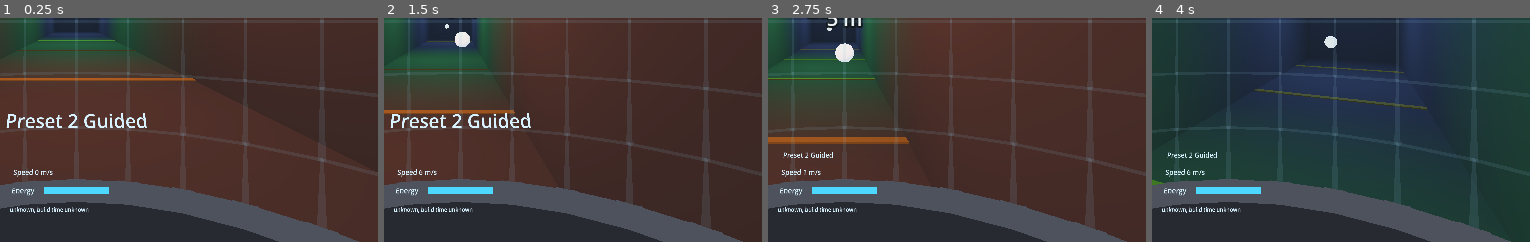
Above: before the commit, frames 1-4 (left to right).
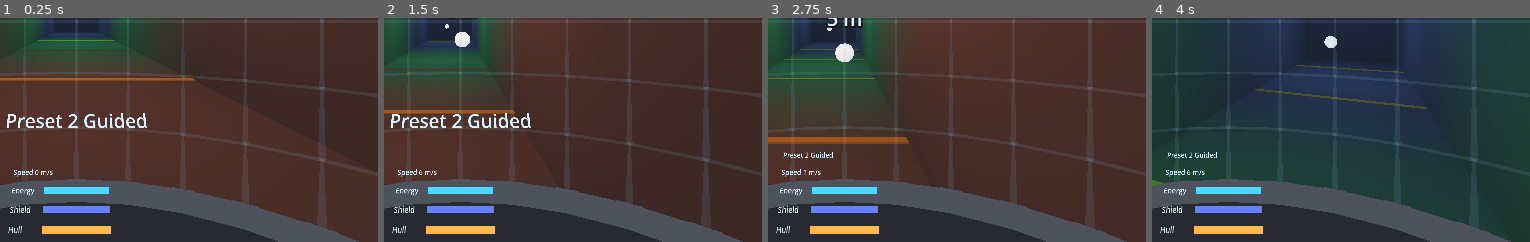
Above: after the commit, the same moments.

Repository: noless-zz/meltdown
Game: Godot game, scene res://main.tscn
Two runs of this game, one before a commit and one after it. Both use one fixed random seed, a clock stepped at 60 frames per second and the inputs below.
Inputs (mouse positions are % of the whole screen's width and height, from its top left):
- Up to frame 1 (0.25 s): no input
- Up to frame 2 (1.5 s): tap Enter at 0.5 s; move the mouse to (73, 45) at 0.52 s; hold D 0.53-1.28 s; tap R at 0.6 s; click (73, 45) at 0.67 s; tap Space at 0.77 s; move the mouse to (29, 55) at 1.27 s; hold S from 1.28 s (still down); tap E at 1.35 s
- Up to frame 3 (2.75 s): tap Space at 1.52 s; move the mouse to (61, 28) at 2.02 s; release S at 2.03 s; hold D from 2.03 s (still down); tap Shift at 2.1 s
- Up to frame 4 (4 s): move the mouse to (45, 70) at 2.77 s; release D at 2.78 s; hold W 2.78-3.53 s; tap Z at 2.85 s; click (45, 70) at 2.92 s; tap Space at 3.02, 3.77 s; move the mouse to (82, 65) at 3.52 s; hold Left from 3.53 s (still down); tap Tab at 3.6 s
The pictures show only the part of the screen within x 40-90%, y 49-99%; the shares and areas given below are measured in that part.

The runs differ from the first frame. In frame 1, 1.4% of the frame differs, in the area x 2-30%, y 83-97%; in frame 2, 1.4%; in frame 3, 1.4%; in frame 4, 1.4%.

Commit message:
Show shield and hull bars on the status panel (#227)
The owner cannot see damage in the headset: the panel showed energy only.
Two bars under the energy bar now show shield and hull, and the hull label
turns red at or below 25% so a dying ship is noticed without reading numbers.
They start full so the panel does not look broken until lane-b feeds it.

The bar building moved into PanelBar so all three bars are drawn the same
way, at the same priorities over the cockpit frame (#199), and the panel
file stays well under 300 lines.

Co-Authored-By: Claude Opus 5.5 <noreply@anthropic.com>
Claude-Session: https://claude.ai/code/session_01Hhhk3zbJqXZhbCFBa3KeT4

Diff:
--- /dev/null
+++ b/game/tests/test_status_panel_defence.gd
@@ -0,0 +1,145 @@
+extends RefCounted
+
+## The shield and hull bars on the cockpit status panel (#227): fractions set
+## the bars, out-of-range values clamp, the hull label warns at 25%, the bars
+## start full, and they draw at the same priorities as the energy bar (#199)
+## (CMB-2, CMF-1). A separate file because `test_status_panel.gd` would pass
+## about 300 lines with these added.
+
+
+static func _priority(panel: StatusPanel, node_name: String) -> int:
+	return (panel.get_node(node_name) as MeshInstance3D).material_override.render_priority
+
+
+func test_the_bars_start_full_before_show_defence() -> String:
+	var panel: StatusPanel = StatusPanel.new()
+	panel.show_values(2, "Guided", 0.0, 0.5, "", "")
+	var shield: float = panel.shield_bar_scale()
+	var hull: float = panel.hull_bar_scale()
+	var warning: bool = panel.hull_warning_shown()
+	panel.free()
+	if not is_equal_approx(shield, 1.0) or not is_equal_approx(hull, 1.0):
+		return "unwired bars show shield %.3f and hull %.3f, not full" % [shield, hull]
+	if warning:
+		return "an unwired panel shows the hull warning"
+	return ""
+
+
+func test_fractions_set_the_bar_scales() -> String:
+	var panel: StatusPanel = StatusPanel.new()
+	panel.show_defence(0.6, 0.3)
+	var shield: float = panel.shield_bar_scale()
+	var hull: float = panel.hull_bar_scale()
+	var energy: float = panel.energy_bar_scale()
+	panel.free()
+	if not is_equal_approx(shield, 0.6):
+		return "shield 0.6 drew a bar of %.3f" % shield
+	if not is_equal_approx(hull, 0.3):
+		return "hull 0.3 drew a bar of %.3f" % hull
+	if not is_equal_approx(energy, 1.0):
+		return "show_defence moved the energy bar to %.3f" % energy
+	return ""
+
+
+func test_out_of_range_values_clamp() -> String:
+	var panel: StatusPanel = StatusPanel.new()
+	var cases: Array[Vector4] = [
+		Vector4(-0.5, 2.0, 0.0, 1.0),
+		Vector4(1.5, -1.0, 1.0, 0.0),
+		Vector4(NAN, INF, 0.0, 0.0),
+	]
+	for c: Vector4 in cases:
+		panel.show_defence(c.x, c.y)
+		if not is_equal_approx(panel.shield_bar_scale(), c.z) or not is_equal_approx(panel.hull_bar_scale(), c.w):
+			var got: Vector2 = Vector2(panel.shield_bar_scale(), panel.hull_bar_scale())
+			panel.free()
+			return "show_defence(%s, %s) drew %s, expected (%s, %s)" % [c.x, c.y, got, c.z, c.w]
+	panel.free()
+	return ""
+
+
+func test_an_empty_bar_keeps_its_left_end() -> String:
+	var panel: StatusPanel = StatusPanel.new()
+	var full: MeshInstance3D = panel.get_node(StatusPanel.HULL_BAR_NAME) as MeshInstance3D
+	var left_full: float = full.position.x - PanelBar.WIDTH * full.scale.x * 0.5
+	panel.show_defence(0.25, 0.25)
+	var left_quarter: float = full.position.x - PanelBar.WIDTH * full.scale.x * 0.5
+	panel.free()
+	if not is_equal_approx(left_full, left_quarter):
+		return "the hull bar's left end moved from %.4f to %.4f" % [left_full, left_quarter]
+	return ""
+
+
+func test_the_hull_warning_appears_at_25_percent_and_not_above() -> String:
+	var panel: StatusPanel = StatusPanel.new()
+	var threshold: float = StatusPanel.HULL_WARNING_FRACTION
+	var expected: Dictionary = {1.0: false, 0.26: false, threshold + 0.001: false,
+		threshold: true, 0.1: true, 0.0: true, -1.0: true}
+	for hull: float in expected:
+		panel.show_defence(1.0, hull)
+		var label: Label3D = panel.get_node(StatusPanel.HULL_LABEL_NAME) as Label3D
+		var colour_ok: bool = label.modulate == (StatusPanel.HULL_WARNING_COLOR if expected[hull] else StatusPanel.TEXT_COLOR)
+		if panel.hull_warning_shown() != expected[hull] or not colour_ok:
+			panel.free()
+			return "hull %.3f: warning %s, expected %s" % [hull, not expected[hull], expected[hull]]
+	# The warning goes again once the hull is back above the threshold.
+	panel.show_defence(1.0, 0.1)
+	panel.show_defence(1.0, 0.8)
+	var cleared: bool = not panel.hull_warning_shown()
+	panel.free()
+	if not cleared:
+		return "the warning stayed after the hull rose to 80%"
+	if StatusPanel.HULL_WARNING_FRACTION != 0.25:
+		return "the warning threshold is %.2f, not 25%%" % StatusPanel.HULL_WARNING_FRACTION
+	return ""
+
+
+func test_the_bars_use_the_energy_bars_priorities() -> String:
+	var panel: StatusPanel = StatusPanel.new()
+	var energy_fill: int = _priority(panel, StatusPanel.ENERGY_BAR_NAME)
+	var energy_track: int = _priority(panel, StatusPanel.ENERGY_TRACK_NAME)
+	var found: Dictionary = {
+		StatusPanel.SHIELD_BAR_NAME: _priority(panel, StatusPanel.SHIELD_BAR_NAME),
+		StatusPanel.SHIELD_TRACK_NAME: _priority(panel, StatusPanel.SHIELD_TRACK_NAME),
+		StatusPanel.HULL_BAR_NAME: _priority(panel, StatusPanel.HULL_BAR_NAME),
+		StatusPanel.HULL_TRACK_NAME: _priority(panel, StatusPanel.HULL_TRACK_NAME),
+	}
+	var labels: Array[int] = [
+		(panel.get_node(StatusPanel.SHIELD_LABEL_NAME) as Label3D).render_priority,
+		(panel.get_node(StatusPanel.HULL_LABEL_NAME) as Label3D).render_priority,
+	]
+	var no_depth: bool = true
+	for node_name: String in found:
+		var material: BaseMaterial3D = (panel.get_node(node_name) as MeshInstance3D).material_override as BaseMaterial3D
+		no_depth = no_depth and material.no_depth_test
+	panel.free()
+	if energy_fill != StatusPanel.RENDER_PRIORITY_TOP or energy_track != StatusPanel.RENDER_PRIORITY:
+		return "the energy bar moved to %d over %d" % [energy_fill, energy_track]
+	for node_name: String in found:
+		var want: int = energy_track if String(node_name).ends_with("Track") else energy_fill
+		if found[node_name] != want:
+			return "%s draws at %d, the energy bar's match at %d" % [node_name, found[node_name], want]
+	if labels != [StatusPanel.RENDER_PRIORITY_TOP, StatusPanel.RENDER_PRIORITY_TOP]:
+		return "the shield and hull labels draw at %s" % [labels]
+	if not no_depth:
+		return "a shield or hull bar still has its depth test"
+	return ""
+
+
+func test_the_bars_sit_under_the_energy_bar_and_above_the_build() -> String:
+	var panel: StatusPanel = StatusPanel.new()
+	var energy_y: float = (panel.get_node(StatusPanel.ENERGY_BAR_NAME) as Node3D).position.y
+	var shield_y: float = (panel.get_node(StatusPanel.SHIELD_BAR_NAME) as Node3D).position.y
+	var hull_y: float = (panel.get_node(StatusPanel.HULL_BAR_NAME) as Node3D).position.y
+	var build_y: float = (panel.get_node(StatusPanel.BUILD_NAME) as Node3D).position.y
+	var shield_colour: Color = ((panel.get_node(StatusPanel.SHIELD_BAR_NAME) as MeshInstance3D).material_override as BaseMaterial3D).albedo_color
+	var hull_colour: Color = ((panel.get_node(StatusPanel.HULL_BAR_NAME) as MeshInstance3D).material_override as BaseMaterial3D).albedo_color
+	panel.free()
+	if not (energy_y > shield_y and shield_y > hull_y and hull_y > build_y):
+		return "rows out of order: energy %.3f, shield %.3f, hull %.3f, build %.3f" % [energy_y, shield_y, hull_y, build_y]
+	if shield_colour != StatusPanel.SHIELD_COLOR or hull_colour != StatusPanel.HULL_COLOR:
+		return "the bars are not drawn in the named colours"
+	# Cool shield: more blue than red. Warm hull: more red than blue.
+	if shield_colour.b <= shield_colour.r or hull_colour.r <= hull_colour.b:
+		return "shield %s is not cool or hull %s is not warm" % [shield_colour, hull_colour]
+	return ""
--- /dev/null
+++ b/game/xr/panel_bar.gd
@@ -0,0 +1,66 @@
+class_name PanelBar
+extends RefCounted
+
+## One horizontal bar on the status panel: a dark track and a coloured fill
+## that empties towards the left. Split out of `StatusPanel` when the shield
+## and hull bars joined the energy bar (#227), so all three are built and
+## drawn the same way and the panel stays short.
+##
+## The two meshes are added straight under the panel, so anything that walks
+## the panel's children (the depth and priority tests, #199) sees them.
+
+const WIDTH: float = 0.12
+const HEIGHT: float = 0.012
+## Centre of the full bar on the panel; the bar's label sits to its left.
+const CENTRE_X: float = 0.0
+const TRACK_COLOR: Color = Color(0.15, 0.2, 0.25)
+## The track sits a millimetre behind the fill. Depth no longer decides what
+## draws on top (render priority does), but it keeps the order sensible if a
+## material ever gets its depth test back.
+const TRACK_DEPTH: float = -0.001
+
+var track: MeshInstance3D
+var fill: MeshInstance3D
+
+
+## Adds the track and the fill, named as given, under `panel` at height `y`. The track draws at `priority`, the fill one step above it so the
+## track never covers it.
+func _init(panel: Node3D, track_name: String, fill_name: String, color: Color,
+		y: float, priority: int) -> void:
+	track = _quad(track_name, TRACK_COLOR, Vector3(CENTRE_X, y, TRACK_DEPTH), priority)
+	fill = _quad(fill_name, color, Vector3(CENTRE_X, y, 0.0), priority + 1)
+	panel.add_child(track)
+	panel.add_child(fill)
+	set_fraction(1.0)
+
+
+## Sets the fill to `fraction` of the full bar, clamped to 0..1; anything not
+## finite counts as empty. Returns the fraction drawn.
+func set_fraction(fraction: float) -> float:
+	var clamped: float = clampf(fraction, 0.0, 1.0) if is_finite(fraction) else 0.0
+	fill.scale = Vector3(clamped, 1.0, 1.0)
+	# Anchored at the left end, so the bar empties towards the left.
+	fill.position.x = CENTRE_X + WIDTH * (clamped - 1.0) * 0.5
+	return clamped
+
+
+## The fill's length as a fraction of the full bar, 0..1.
+func fraction() -> float:
+	return fill.scale.x
+
+
+static func _quad(quad_name: String, color: Color, at: Vector3, priority: int) -> MeshInstance3D:
+	var quad: QuadMesh = QuadMesh.new()
+	quad.size = Vector2(WIDTH, HEIGHT)
+	var material: StandardMaterial3D = StandardMaterial3D.new()
+	material.shading_mode = BaseMaterial3D.SHADING_MODE_UNSHADED
+	material.albedo_color = color
+	material.no_depth_test = true
+	material.render_priority = priority
+	var bar: MeshInstance3D = MeshInstance3D.new()
+	bar.name = quad_name
+	bar.mesh = quad
+	bar.material_override = material
+	bar.cast_shadow = GeometryInstance3D.SHADOW_CASTING_SETTING_OFF
+	bar.position = at
+	return bar
--- a/game/xr/status_panel.gd
+++ b/game/xr/status_panel.gd
@@ -3,12 +3,13 @@
 
 ## A small panel fixed in the cockpit, low and ahead of the eye point, that
 ## shows at a glance what the owner could not tell in the headset (#146): the
-## active comfort preset, the ship's speed, the energy pool, whether the
-## afterburner is boosting or locked out, and which build is running.
+## active comfort preset, the ship's speed, the energy pool, the shield and
+## hull (#227), whether the afterburner is boosting or locked out, and which
+## build is running.
 ##
 ## It is given plain values every frame and keeps no reference to the ship or
 ## the session, so it can never read more than it is handed or write
-## simulation state (ARC-3, MP-2). Unshaded labels and one bar mesh: no
+## simulation state (ARC-3, MP-2). Unshaded labels and flat bars: no
 ## lights, no textures, nothing per-pixel beyond the glyphs (PRF-2).
 
 const NODE_NAME: String = "StatusPanel"
@@ -20,6 +21,12 @@
 const ENERGY_LABEL_NAME: String = "EnergyLabel"
 const ENERGY_BAR_NAME: String = "EnergyBar"
 const ENERGY_TRACK_NAME: String = "EnergyTrack"
+const SHIELD_LABEL_NAME: String = "ShieldLabel"
+const SHIELD_BAR_NAME: String = "ShieldBar"
+const SHIELD_TRACK_NAME: String = "ShieldTrack"
+const HULL_LABEL_NAME: String = "HullLabel"
+const HULL_BAR_NAME: String = "HullBar"
+const HULL_TRACK_NAME: String = "HullTrack"
 const BOOST_ON: String = "BOOST"
 const BOOST_RECHARGING: String = "recharging"
 
@@ -39,15 +46,26 @@
 const PIXEL_SIZE: float = 0.0004
 const SMALL_FONT: int = 32
 const LARGE_FONT: int = 96
-const BAR_WIDTH: float = 0.12
-const BAR_HEIGHT: float = 0.012
-## Centre of the full bar; the energy label sits to its left.
-const BAR_CENTRE_X: float = 0.0
 const TEXT_COLOR: Color = Color(0.85, 0.95, 1.0)
 const BOOST_COLOR: Color = Color(1.0, 0.6, 0.15)
 const RECHARGING_COLOR: Color = Color(0.6, 0.6, 0.6)
 const BAR_COLOR: Color = Color(0.3, 0.85, 1.0)
-const TRACK_COLOR: Color = Color(0.15, 0.2, 0.25)
+## Shield is a cool blue, set apart from the energy bar's cyan; hull is a warm
+## amber. Read by colour at a glance, not by the small labels (#227).
+const SHIELD_COLOR: Color = Color(0.4, 0.5, 1.0)
+const HULL_COLOR: Color = Color(1.0, 0.72, 0.3)
+## At or below this hull fraction the hull label turns `HULL_WARNING_COLOR`.
+const HULL_WARNING_FRACTION: float = 0.25
+const HULL_WARNING_COLOR: Color = Color(1.0, 0.2, 0.15)
+## Rows, top to bottom, 3 cm apart: the bars sit under the energy bar and the
+## build line moves down below them.
+const PRESET_Y: float = 0.045
+const SPEED_Y: float = 0.015
+const ENERGY_Y: float = -0.015
+const SHIELD_Y: float = -0.045
+const HULL_Y: float = -0.075
+const BUILD_Y: float = -0.105
+const LABEL_X: float = -0.12
 ## The panel draws without a depth test, over whatever lies between it and the
 ## eyes: the solid shell of cockpit presets 1 and 2 is nearer than the panel
 ## (#199). Its render priority sits above the cockpit frame's materials, which
@@ -70,23 +88,32 @@
 var _speed: Label3D
 var _boost: Label3D
 var _build: Label3D
-var _energy_bar: MeshInstance3D
+var _hull_label: Label3D
+var _energy_bar: PanelBar
+var _shield_bar: PanelBar
+var _hull_bar: PanelBar
 
 
 func _init() -> void:
 	name = NODE_NAME
-	_preset = _label(PRESET_NAME, Vector3(-0.12, 0.045, 0.0), SMALL_FONT)
-	_speed = _label(SPEED_NAME, Vector3(-0.12, 0.015, 0.0), SMALL_FONT)
-	_label(ENERGY_LABEL_NAME, Vector3(-0.12, -0.015, 0.0), SMALL_FONT).text = "Energy"
-	_boost = _label(BOOST_NAME, Vector3(0.04, 0.015, 0.0), SMALL_FONT)
-	_build = _label(BUILD_NAME, Vector3(-0.12, -0.045, 0.0), SMALL_FONT)
+	_preset = _label(PRESET_NAME, Vector3(LABEL_X, PRESET_Y, 0.0), SMALL_FONT)
+	_speed = _label(SPEED_NAME, Vector3(LABEL_X, SPEED_Y, 0.0), SMALL_FONT)
+	_label(ENERGY_LABEL_NAME, Vector3(LABEL_X, ENERGY_Y, 0.0), SMALL_FONT).text = "Energy"
+	_label(SHIELD_LABEL_NAME, Vector3(LABEL_X, SHIELD_Y, 0.0), SMALL_FONT).text = "Shield"
+	_hull_label = _label(HULL_LABEL_NAME, Vector3(LABEL_X, HULL_Y, 0.0), SMALL_FONT)
+	_hull_label.text = "Hull"
+	_boost = _label(BOOST_NAME, Vector3(0.04, SPEED_Y, 0.0), SMALL_FONT)
+	_build = _label(BUILD_NAME, Vector3(LABEL_X, BUILD_Y, 0.0), SMALL_FONT)
 	_build.font_size = SMALL_FONT * 3 / 4
 	_preset_large = _label(PRESET_LARGE_NAME, Vector3(0.0, 0.11, 0.0), LARGE_FONT)
 	_preset_large.horizontal_alignment = HORIZONTAL_ALIGNMENT_CENTER
 	_preset_large.visible = false
-	_bar(ENERGY_TRACK_NAME, TRACK_COLOR, -0.001, RENDER_PRIORITY)
-	_energy_bar = _bar(ENERGY_BAR_NAME, BAR_COLOR, 0.0, RENDER_PRIORITY_TOP)
-	_set_bar_fraction(1.0)
+	_energy_bar = PanelBar.new(self, ENERGY_TRACK_NAME, ENERGY_BAR_NAME, BAR_COLOR, ENERGY_Y, RENDER_PRIORITY)
+	_shield_bar = PanelBar.new(self, SHIELD_TRACK_NAME, SHIELD_BAR_NAME, SHIELD_COLOR, SHIELD_Y, RENDER_PRIORITY)
+	_hull_bar = PanelBar.new(self, HULL_TRACK_NAME, HULL_BAR_NAME, HULL_COLOR, HULL_Y, RENDER_PRIORITY)
+	# Full until `show_defence` is first called, so an unwired panel does not
+	# look like a dying ship.
+	show_defence(1.0, 1.0)
 
 
 ## Shows this frame's values. `boost` is `""`, `BOOST_ON` or
@@ -104,8 +131,17 @@
 	_set_text(_boost, boost)
 	_boost.modulate = RECHARGING_COLOR if boost == BOOST_RECHARGING else BOOST_COLOR
 	_set_text(_build, build_text)
-	_set_bar_fraction(energy_fraction)
+	_energy_bar.set_fraction(energy_fraction)
 	_show_large(large_seconds_left > 0.0)
+
+
+## Shows the shield and hull as fractions of their maximums, each clamped to
+## 0..1. A hull at or below `HULL_WARNING_FRACTION` turns the hull label
+## `HULL_WARNING_COLOR`.
+func show_defence(shield_fraction: float, hull_fraction: float) -> void:
+	_shield_bar.set_fraction(shield_fraction)
+	var hull: float = _hull_bar.set_fraction(hull_fraction)
+	_hull_label.modulate = HULL_WARNING_COLOR if hull <= HULL_WARNING_FRACTION else TEXT_COLOR
 
 
 ## Runs the large preset label's timer by `delta` seconds.
@@ -131,20 +167,26 @@
 
 ## The energy bar's length as a fraction of the full bar, 0..1.
 func energy_bar_scale() -> float:
-	return _energy_bar.scale.x
+	return _energy_bar.fraction()
+
+
+func shield_bar_scale() -> float:
+	return _shield_bar.fraction()
+
+
+func hull_bar_scale() -> float:
+	return _hull_bar.fraction()
+
+
+## Whether the hull label shows the low-hull warning colour.
+func hull_warning_shown() -> bool:
+	return _hull_label.modulate == HULL_WARNING_COLOR
 
 
 ## Large and small never show together, so the preset is not read twice.
 func _show_large(large: bool) -> void:
 	_preset_large.visible = large
 	_preset.visible = not large
-
-
-func _set_bar_fraction(fraction: float) -> void:
-	var clamped: float = clampf(fraction, 0.0, 1.0) if is_finite(fraction) else 0.0
-	_energy_bar.scale = Vector3(clamped, 1.0, 1.0)
-	# Anchored at the left end, so the bar empties towards the left.
-	_energy_bar.position.x = BAR_CENTRE_X + BAR_WIDTH * (clamped - 1.0) * 0.5
 
 
 ## Label3D rebuilds its glyph mesh on every assignment; most frames change nothing.
@@ -171,24 +213,6 @@
 	return label
 
 
-func _bar(bar_name: String, color: Color, depth: float, priority: int) -> MeshInstance3D:
-	var quad: QuadMesh = QuadMesh.new()
-	quad.size = Vector2(BAR_WIDTH, BAR_HEIGHT)
-	var material: StandardMaterial3D = StandardMaterial3D.new()
-	material.shading_mode = BaseMaterial3D.SHADING_MODE_UNSHADED
-	material.albedo_color = color
-	material.no_depth_test = true
-	material.render_priority = priority
-	var bar: MeshInstance3D = MeshInstance3D.new()
-	bar.name = bar_name
-	bar.mesh = quad
-	bar.material_override = material
-	bar.cast_shadow = GeometryInstance3D.SHADOW_CASTING_SETTING_OFF
-	bar.position = Vector3(BAR_CENTRE_X, -0.015, depth)
-	add_child(bar)
-	return bar
-
-
 ## The panel's transform under the rig origin. `cockpit` is where the ship's
 ## centre (the eye point) sits in the rig's tracked space, so the panel moves
 ## with the ship and not with the head.
Not shown, added: game/tests/test_status_panel_defence.gd.uid
Not shown, added: game/xr/panel_bar.gd.uid
Not shown, added: docs/devlog/2026-11-16-1151-builder-issue-227.md
